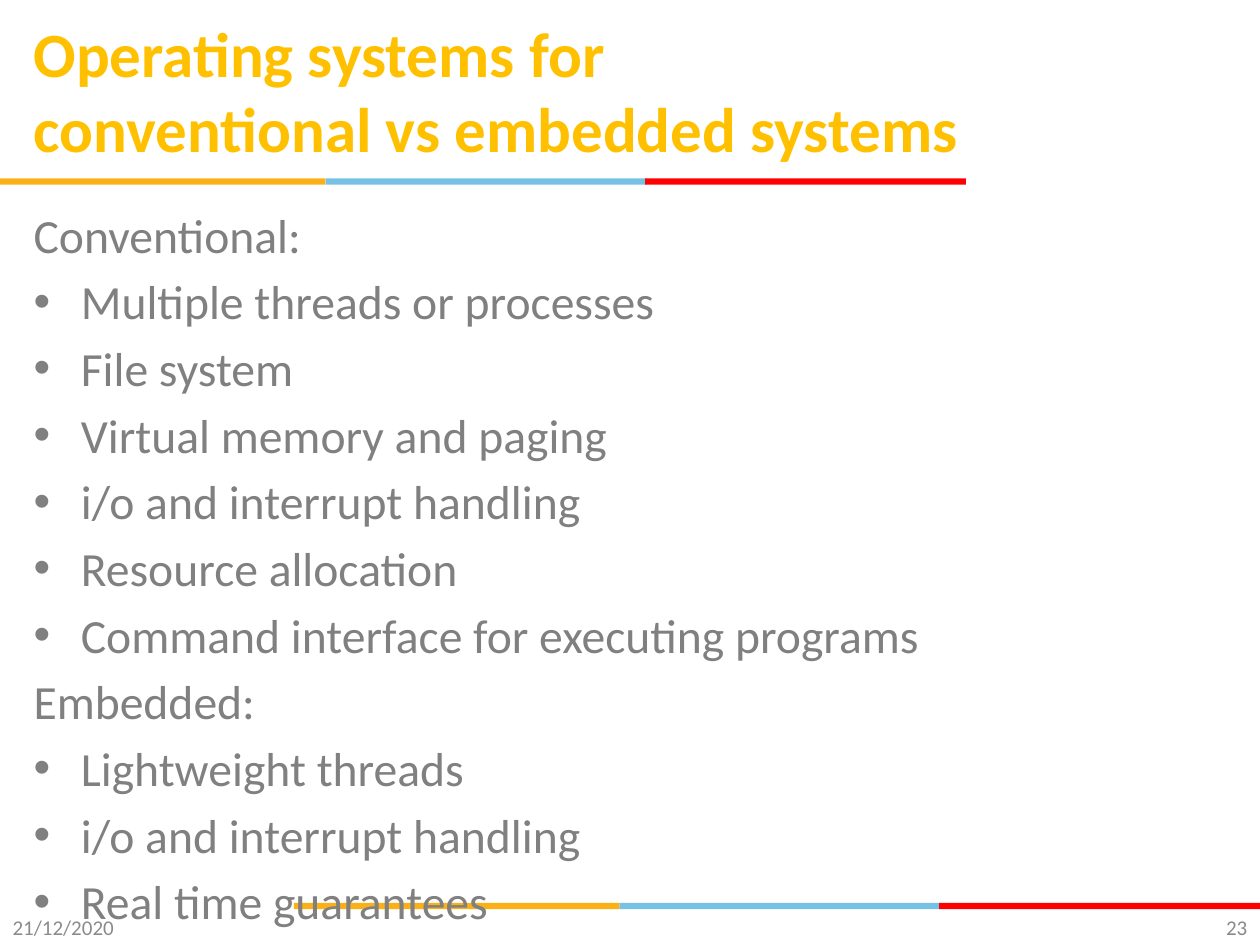
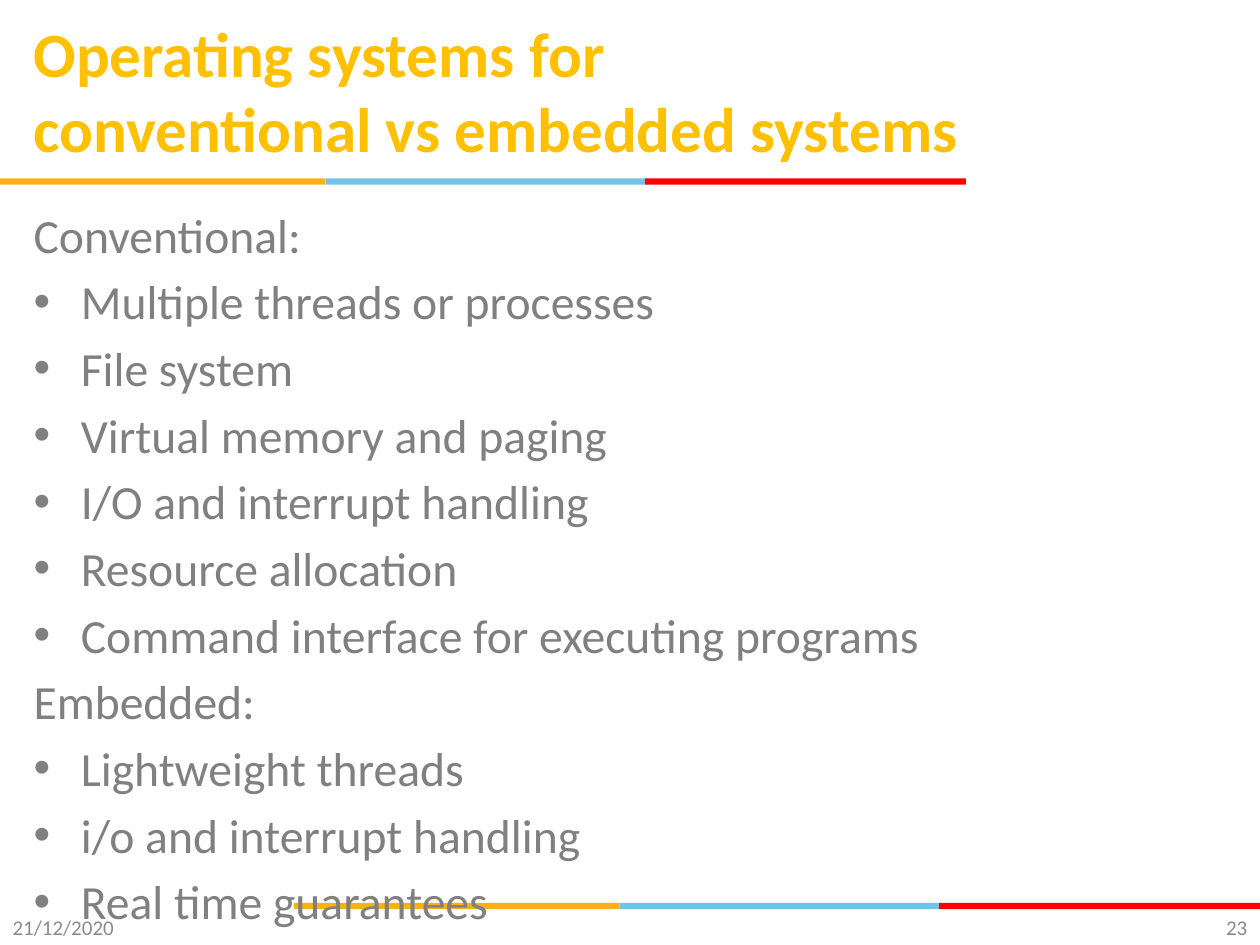
Before and after one commit to gsaurabhr-teaching/csg523-material, a slide deck: slide 23 of labs/Lec-20-22-rtos-scheduling.pptx. Drawn at 1260x945 pixels with LibreOffice and Linux fonts; fonts in the diff are those of the drawing; background and template pictures are left out. Boxes give left, top, right and bottom in pixels: in the first picture for what was removed or moved away, otherwise in the second. Text is boxed around its words. In the diff, an @@ line names an element or a change of style, - is before the commit and + after.

```diff
--- a/labs/Lec-20-22-rtos-scheduling.pptx
+++ b/labs/Lec-20-22-rtos-scheduling.pptx
@@ text at (81, 486, 588, 527): text changed @@
-• i/o and interrupt handling
+• I/O and interrupt handling
```
Also in this commit, not shown: 1 other slide changed, 5 slides added.
